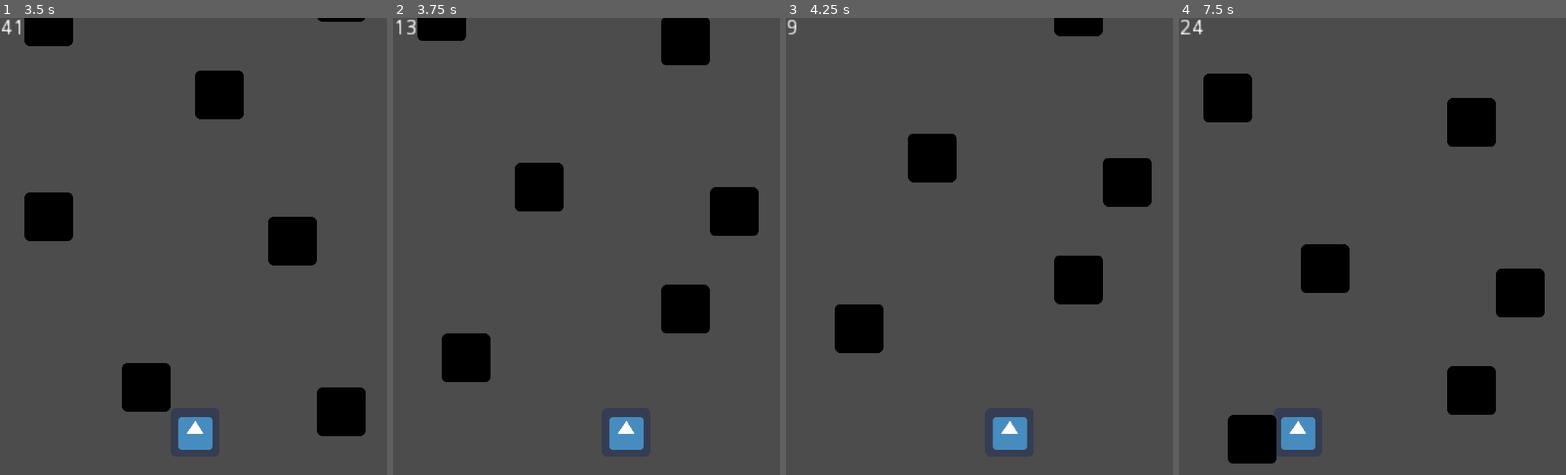
Above: before the commit, frames 1-4 (left to right).
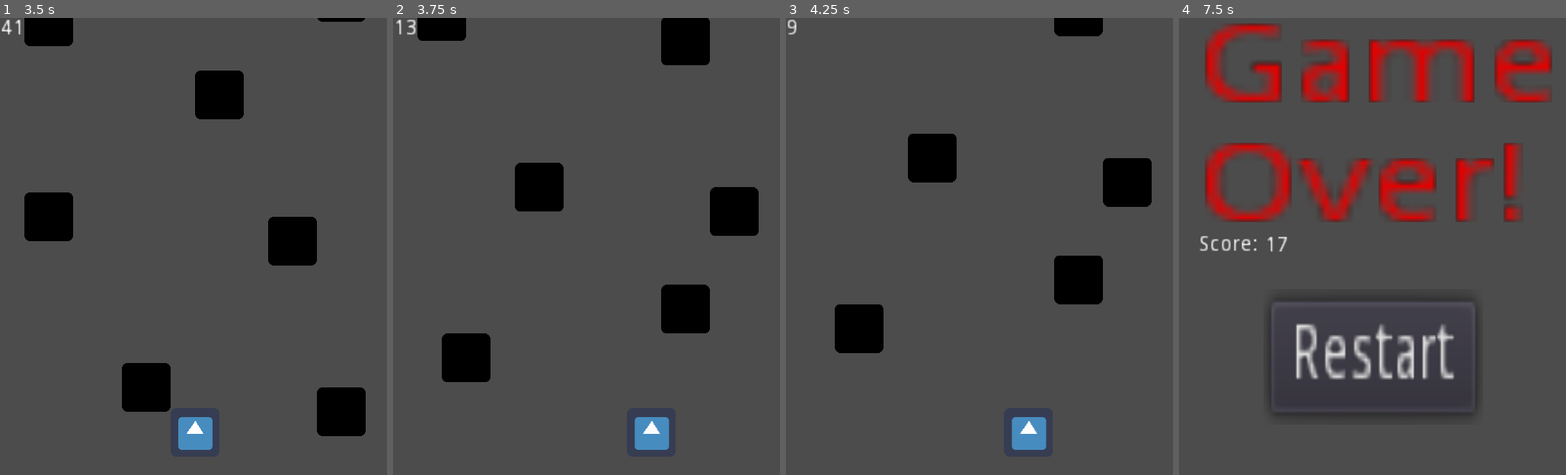
Above: after the commit, the same moments.

Repository: l0go/simple-game
Game: Godot game, scene res://TitleScreen.tscn
Same seed, same stepped clock (60 frames per second), same inputs: the game is played once before the commit and once after it. The engine's default icon, where the game draws it, is replaced by a stand-in: a white triangle on a blue panel in a dark square.
Inputs:
- Up to frame 1 (3.5 s): click "Play!" at 0.5 s; click "Restart" at 1.25 s; click "Restart" at 2 s; click "Restart" at 2.75 s
- Up to frame 2 (3.75 s): tap Enter (ui_accept) at 3.5, 3.6 s; hold Right (ui_right) from 3.53 s (still down)
- Up to frame 3 (4.25 s): keep holding Right (ui_right); tap Enter (ui_accept) at 3.77, 4.07 s
- Up to frame 4 (7.5 s): release Right (ui_right) at 4.28 s; hold Left (ui_left) 4.28-5.03 s; tap Enter (ui_accept) at 4.35, 4.52, 4.82, 5.1, 5.85, 6.02, 6.32, 6.6, 6.77, 7.07, 7.35 s; hold Right (ui_right) 5.03-6.53 s; hold Left (ui_left) from 6.53 s (still down)

Frame 1 is identical in both runs. In frame 2, 1.0% of the frame differs, in the area x 55-72%, y 87-95%; in frame 3, 0.8%; in frame 4, 24%, in the area x 0-97%, y 0-98%.

Commit message:
Gave player delta

Diff:
--- a/Player.gd
+++ b/Player.gd
@@ -1,11 +1,11 @@
 extends KinematicBody2D
 
-export(int) var speed = 250
+export(int) var speed = 25000
 
 func _physics_process(delta):
     var motion = Vector2()
     if Input.is_action_pressed("ui_right"):
-        motion.x += speed
+        motion.x += speed * delta
     elif Input.is_action_pressed("ui_left"):
-        motion.x -= speed
+        motion.x -= speed * delta
     move_and_slide(motion)
